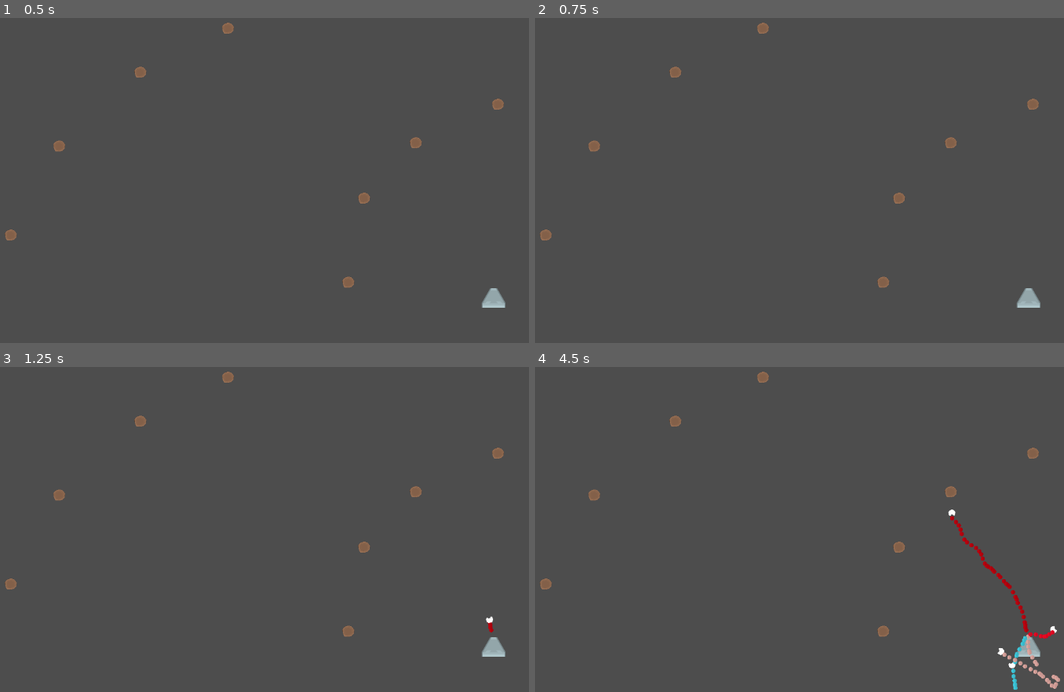
Above: before the commit, frames 1-4 (two rows, left to right).
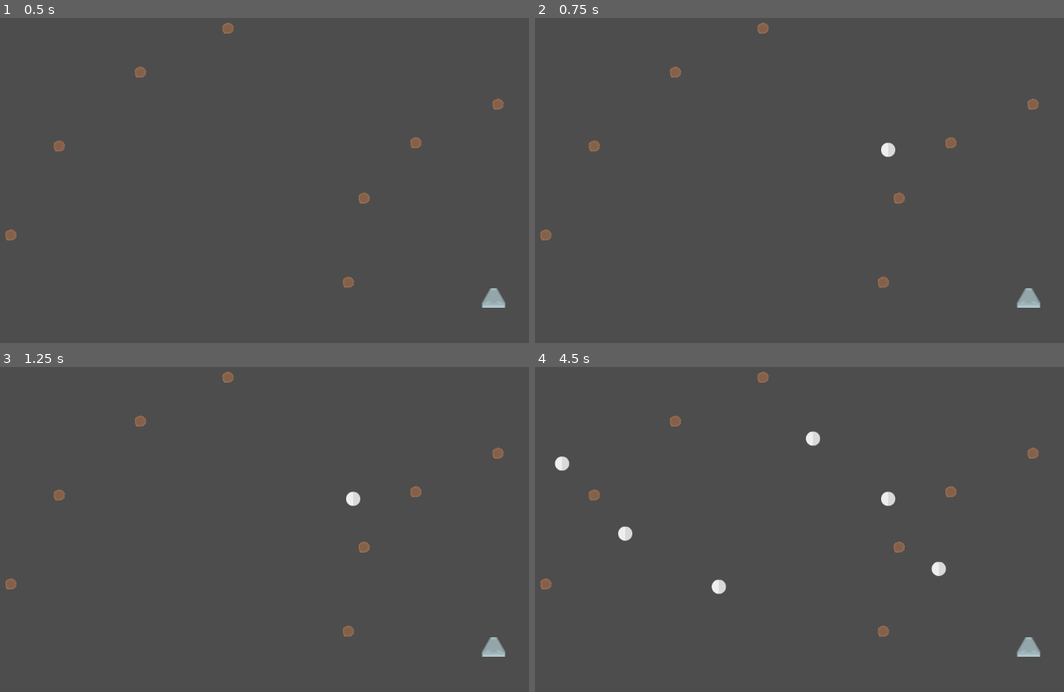
Above: after the commit, the same moments.

Repository: davidvgus/ants
Game: Godot game, scene res://Scenes/game.tscn
Same seed, same stepped clock (60 frames per second), same inputs: the game is played once before the commit and once after it.
Inputs (mouse positions are in pixels of both pictures, inside the frame that each line leads up to):
- Up to frame 1 (0.5 s): no input
- Up to frame 2 (0.75 s): tap Enter at 0.5 s; move the mouse to (889, 148) at 0.52 s; tap 2 at 0.6 s; click (889, 148) at 0.67 s
- Up to frame 3 (1.25 s): no input
- Up to frame 4 (4.5 s): move the mouse to (624, 532) at 1.27 s; tap 2 every 0.75 s from 1.35 to 4.35 s; click (624, 532) at 1.42 s; move the mouse to (815, 438) at 2.02 s; click (815, 438) at 2.17 s; move the mouse to (720, 588) at 2.77 s; click (720, 588) at 2.92 s; move the mouse to (937, 568) at 3.52 s; click (937, 568) at 3.67 s; move the mouse to (561, 464) at 4.27 s; click (561, 464) at 4.42 s

Frame 1 is identical in both runs. In frame 2, 0.1% of the frame differs, in the area x 65-69%, y 38-43%; in frame 3, 0.1%; in frame 4, 1.4%, in the area x 3-100%, y 19-100%.

Commit message:
adds pheromone

Diff:
--- a/Scenes/game.tscn
+++ b/Scenes/game.tscn
@@ -6,7 +6,6 @@
 
 [node name="Game" type="Node"]
 script = ExtResource("1_7c7od")
-create_ants = true
 ant_delay = 1.0
 
 [node name="Home" parent="." instance=ExtResource("4_onc10")]
@@ -42,3 +41,5 @@
 
 [node name="Food8" parent="foods" instance=ExtResource("3_4uhpw")]
 position = Vector2(599, 68)
+
+[node name="pheremones" type="Node" parent="."]
--- a/Scenes/nav_point.tscn
+++ b/Scenes/nav_point.tscn
@@ -6,7 +6,7 @@
 [sub_resource type="CircleShape2D" id="CircleShape2D_klj7w"]
 radius = 13.0
 
-[node name="NavPoint" type="Area2D"]
+[node name="NavPoint" type="Area2D" groups=["nav_points"]]
 scale = Vector2(0.3, 0.3)
 collision_layer = 8
 collision_mask = 2
--- /dev/null
+++ b/Scenes/pheromone.tscn
@@ -0,0 +1,18 @@
+[gd_scene load_steps=4 format=3 uid="uid://csbp24jcrqfot"]
+
+[ext_resource type="Script" path="res://Scripts/pheromone.gd" id="1_nygsd"]
+[ext_resource type="Texture2D" uid="uid://bitpctxawbvbw" path="res://assets/images/spaceParts_080.png" id="1_tdqcn"]
+
+[sub_resource type="CircleShape2D" id="CircleShape2D_levsg"]
+radius = 13.0
+
+[node name="Pheromone" type="Area2D"]
+collision_layer = 16
+collision_mask = 18
+script = ExtResource("1_nygsd")
+
+[node name="Sprite2D" type="Sprite2D" parent="." groups=["pheremones"]]
+texture = ExtResource("1_tdqcn")
+
+[node name="CollisionShape2D" type="CollisionShape2D" parent="."]
+shape = SubResource("CircleShape2D_levsg")
--- a/Scripts/game.gd
+++ b/Scripts/game.gd
@@ -3,6 +3,7 @@
 @export var create_ants: bool = false
 @export var ant_delay: float = 0.25
 var act: float = 0
+@onready var pheremones_node := $pheremones
 
 func _ready() -> void:
     #print("print in game.gd _ready")
@@ -19,9 +20,11 @@
 
 func _input(event) -> void:
     if event is InputEventMouseButton and event.button_index == MOUSE_BUTTON_LEFT and event.pressed:
-        var food = get_node("Food")
-        if food:
-            food.global_position = get_viewport().get_mouse_position()
+        var pheromone = load("res://Scenes/pheromone.tscn")
+        print(pheromone)
+        var new_pheromone = pheromone.instantiate()
+        pheremones_node.add_child(new_pheromone)
+        new_pheromone.global_position = get_viewport().get_mouse_position()
 
     if event is InputEventMouseButton and event.button_index == MOUSE_BUTTON_RIGHT and event.pressed:
         var ant_scene = load("res://Scenes/ant.tscn")
--- /dev/null
+++ b/Scripts/pheromone.gd
@@ -0,0 +1,17 @@
+#Godot 4.2.2
+class_name Pheromone extends Area2D
+
+@onready var count: int = 0 # Variable to keep track of overlaps
+@onready var creation_time
+
+func _ready() -> void:
+    creation_time = Time.get_unix_time_from_system()
+    connect("area_entered", Callable(self, "_on_Pheromone_area_entered"))
+
+func _on_Pheromone_area_entered(area: Area2D) -> void:
+    print("Pheromone area entered")
+    if area is Pheromone:
+        if creation_time < area.creation_time:
+            count += 1
+        else:
+            area.queue_free()
--- a/project.godot
+++ b/project.godot
@@ -21,6 +21,7 @@
 2d_physics/layer_2="ants"
 2d_physics/layer_3="food"
 2d_physics/layer_4="navpoints"
+2d_physics/layer_5="pheromone"
 
 [rendering]
 
